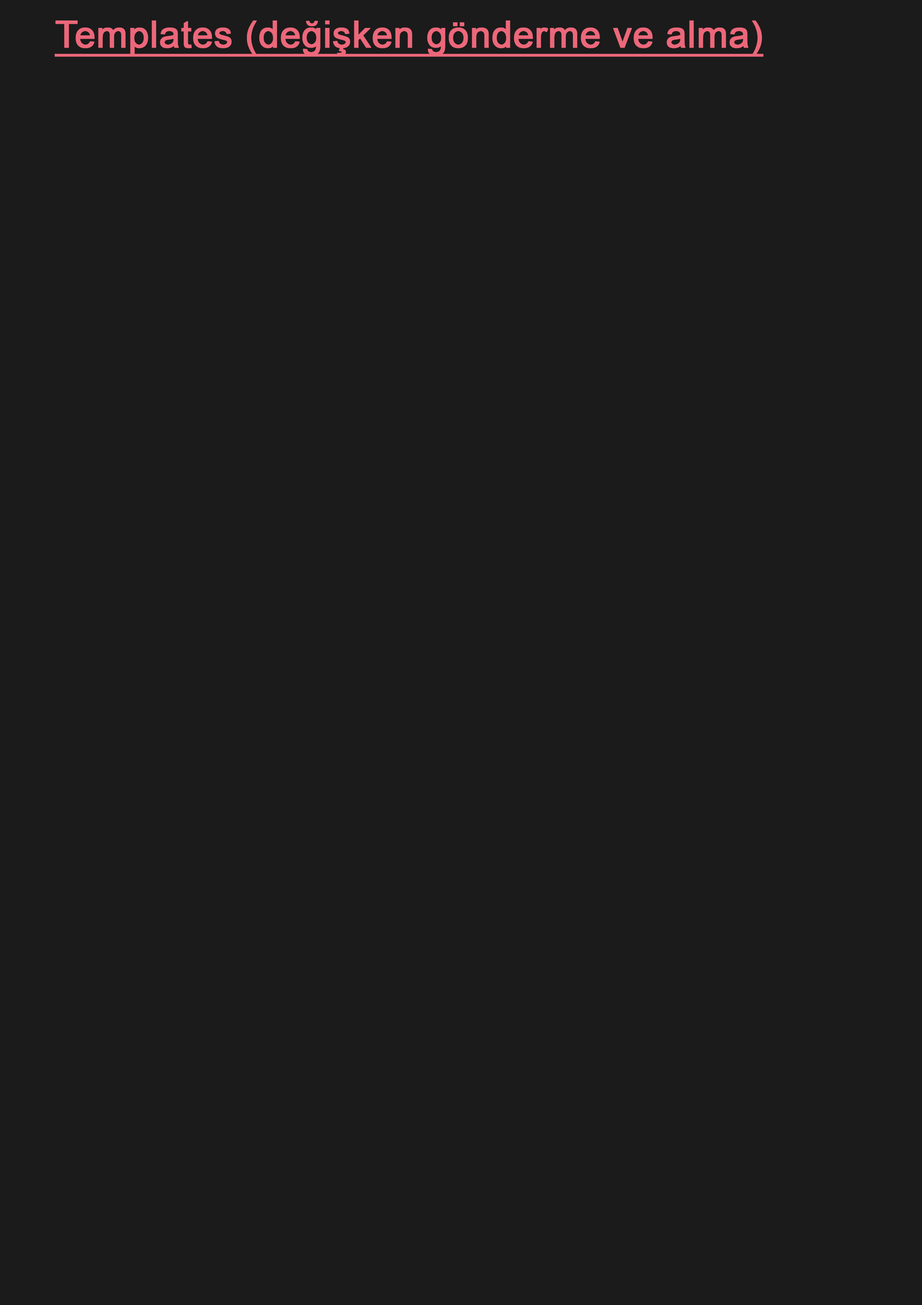
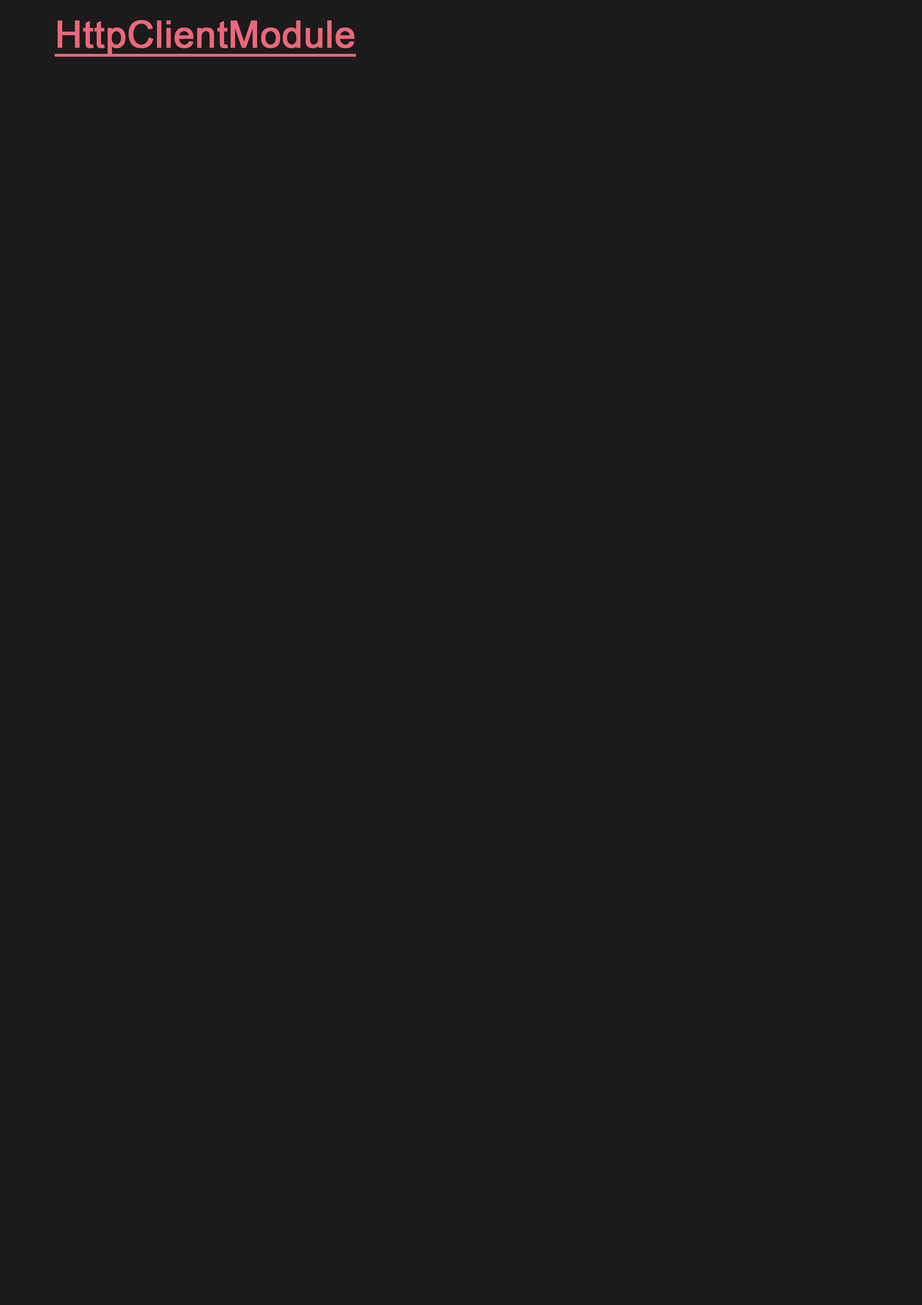
Layers edited between the first and the second 922 × 1305 image:
renamed "Templates (değişken gönderme ve alma)" to "HttpClientModule", painted on it over (55, 20, 764, 57)
